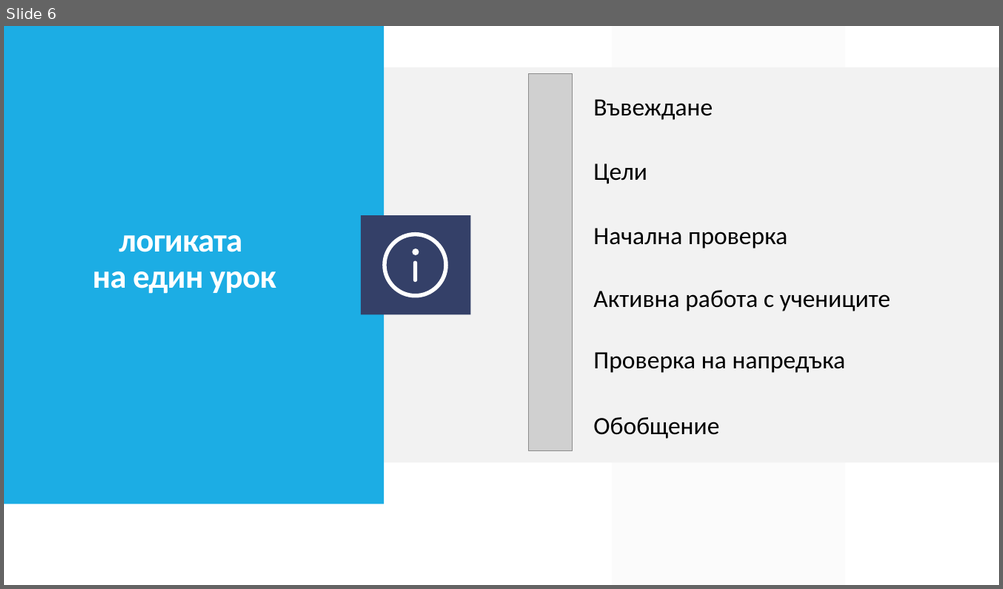
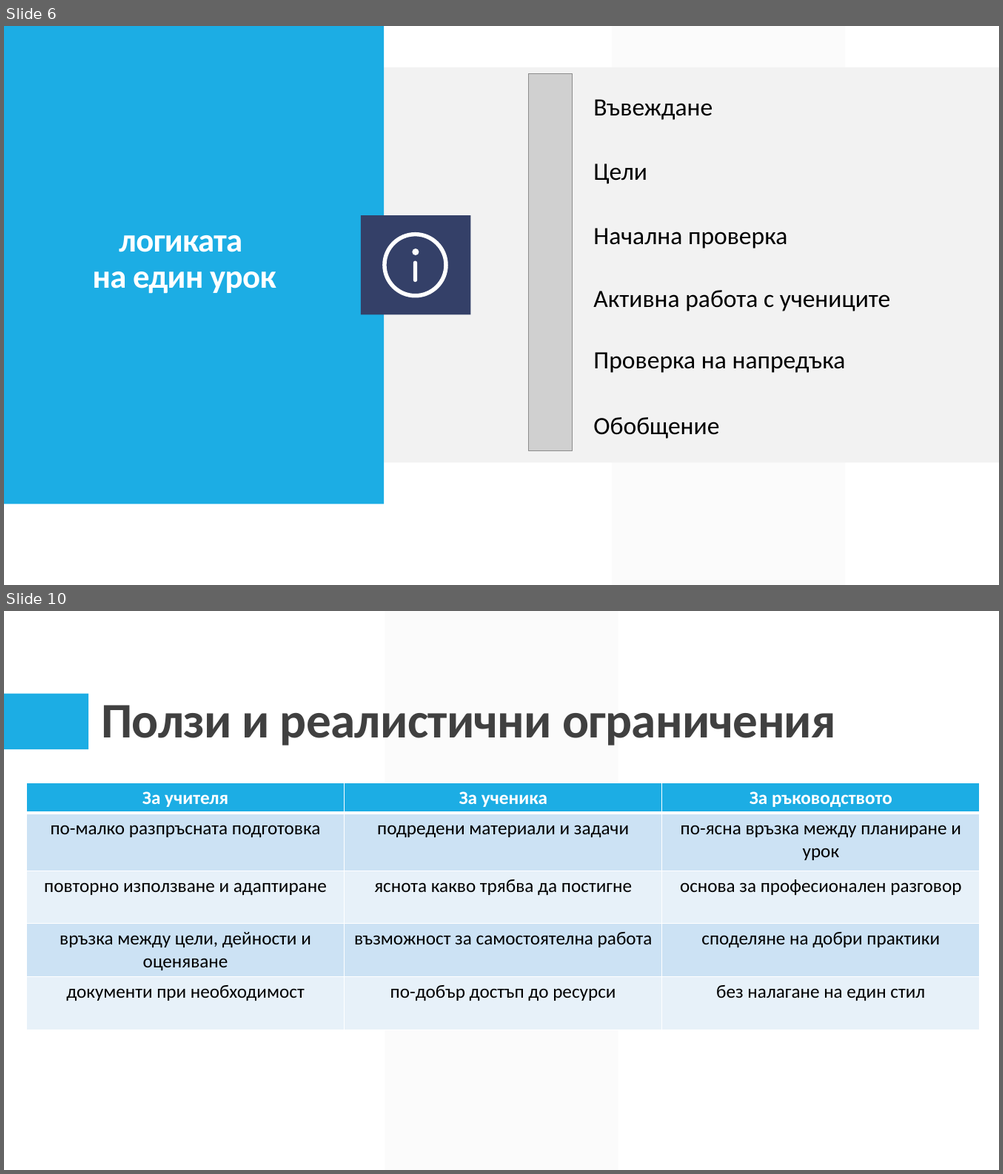
Before and after one commit to gimas-bansko/IRIDA, a slide deck: Проект/Представяне/ИРИДА.pptx. Shown one above the other, each under a label of ours: slide 6 before the commit, slides 6 and 10 after it; the slides between them are not shown. The pictures are 1003x589 and 1003x1174 pixels, drawn with LibreOffice and Linux fonts; fonts in the diff are those of the drawing; grey boxes stand for pictures. Boxes give left, top, right and bottom in pixels: in the first picture for what was removed or moved away, otherwise in the second. Text is boxed around its words. In the diff, an @@ line names an element or a change of style, - is before the commit and + after.

Commit message:
работа по представяне

```diff
--- a/Проект/Представяне/ИРИДА.pptx
+++ b/Проект/Представяне/ИРИДА.pptx
@@ slide 10 added at <box>4,611,999,1170</box>, background #FFFFFF @@
@@ parallelogram added at <box>384,611,617,1170</box>, fill #F2F2F2 at 30% opacity @@
@@ rectangle added at <box>4,694,88,750</box>, fill #1CADE4 @@
@@ title added at <box>101,705,836,746</box>, 48 pt, text #404040, bold @@
+Ползи и реалистични ограничения
@@ table added at <box>26,783,980,1028</box>, 5 rows, 3 columns @@
+За учителя | За ученика | За ръководството
+по-малко разпръсната подготовка | подредени материали и задачи | по-ясна връзка между планиране и урок
+повторно използване и адаптиране | яснота какво трябва да постигне | основа за професионален разговор
+връзка между цели, дейности и оценяване | възможност за самостоятелна работа | споделяне на добри практики
+документи при необходимост | по-добър достъп до ресурси | без налагане на един стил
```
Also in this commit, not shown: 2 slides changed, 3 other slides added, 4 slides removed, 3 other files.
